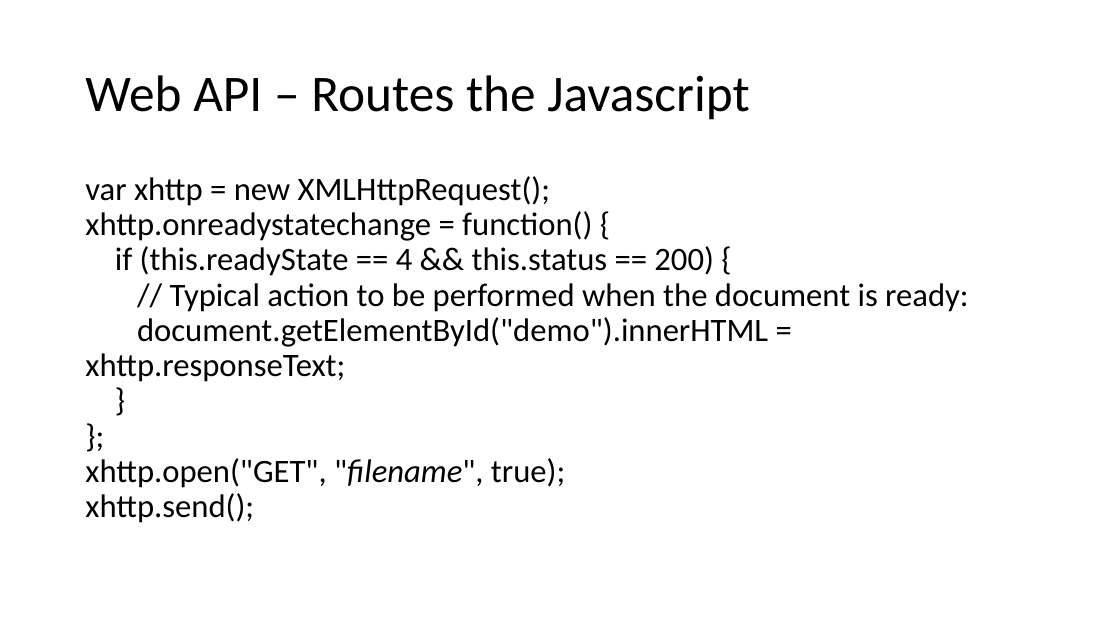
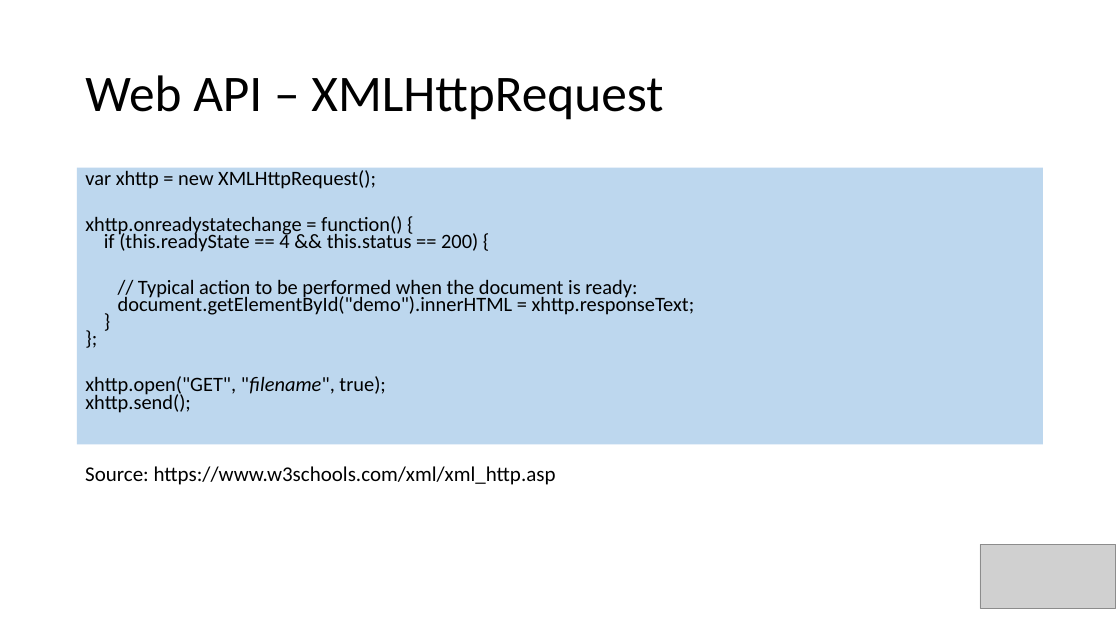
Before and after one commit to DerrickGold/Lightning-Talks, a slide deck: slide 10 of IntroductionAPI/ProgrammingAPI.pptx. Drawn at 1120x630 pixels with LibreOffice and Linux fonts; fonts in the diff are those of the drawing; grey boxes stand for pictures. Boxes give left, top, right and bottom in pixels: in the first picture for what was removed or moved away, otherwise in the second. Text is boxed around its words. In the diff, an @@ line names an element or a change of style, - is before the commit and + after.

```diff
--- a/IntroductionAPI/ProgrammingAPI.pptx
+++ b/IntroductionAPI/ProgrammingAPI.pptx
@@ title at (85, 75, 663, 120): text changed @@
-Web API – Routes the Javascript
+Web API – XMLHttpRequest
@@ text "var xhttp = new XMLHttpRequest();": place and size @@
-text "var xhttp = new XMLHttpRequest();" at (85, 176, 968, 523)
+text "var xhttp = new XMLHttpRequest();" at (77, 168, 1044, 444)
@@ text "var xhttp = new XMLHttpRequest();" at (77, 168, 1044, 444): fill none to #BDD7EE @@
@@ text at (85, 170, 695, 413): text changed; size 28 to 17.5 pt @@
-var xhttp = new XMLHttpRequest();
-xhttp.onreadystatechange = function() {
-if (this.readyState == 4 && this.status == 200) {
-// Typical action to be performed when the document is ready:
-document.getElementById("demo").innerHTML = xhttp.responseText;
-}
-};
-xhttp.open("GET", "filename", true);
-xhttp.send();
+var xhttp = new XMLHttpRequest();
+xhttp.onreadystatechange = function() {
+if (this.readyState == 4 && this.status == 200) {
+// Typical action to be performed when the document is ready:
+document.getElementById("demo").innerHTML = xhttp.responseText;
+}
+};
+xhttp.open("GET", "filename", true);
+xhttp.send();
@@ text added at (85, 466, 556, 485), 18 pt, text #000000 @@
+Source: https://www.w3schools.com/xml/xml_http.asp
@@ picture added at (981, 544, 1116, 608) @@
```
Also in this commit, not shown: 9 other slides changed, 1 slide added, 1 other file.
